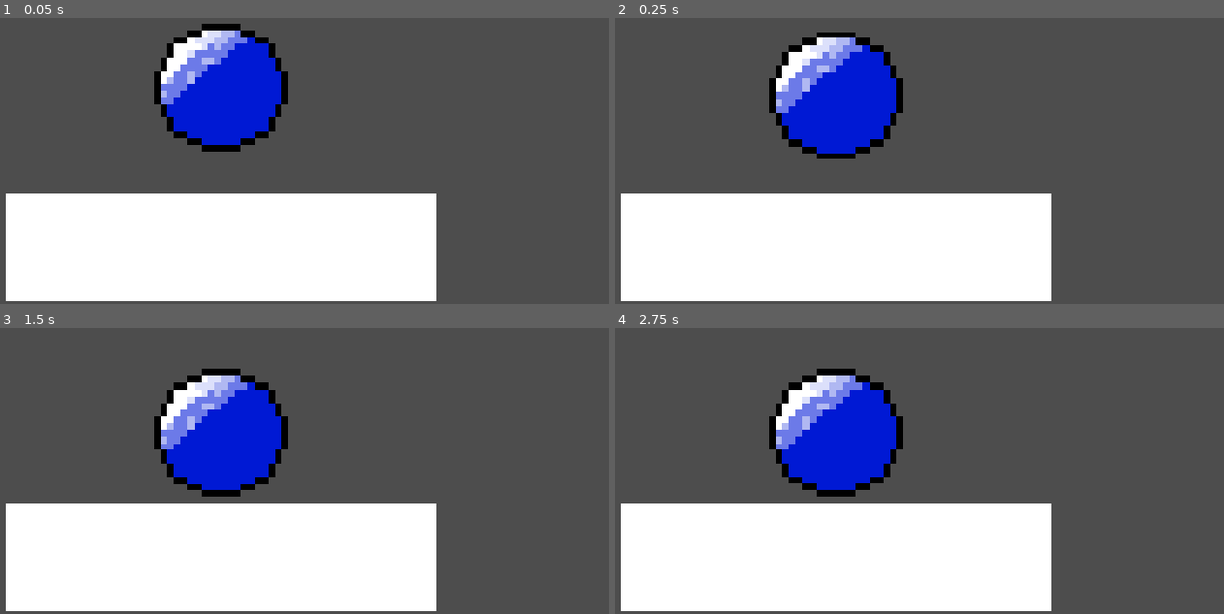
Above: before the commit, frames 1-4 (two rows, left to right).
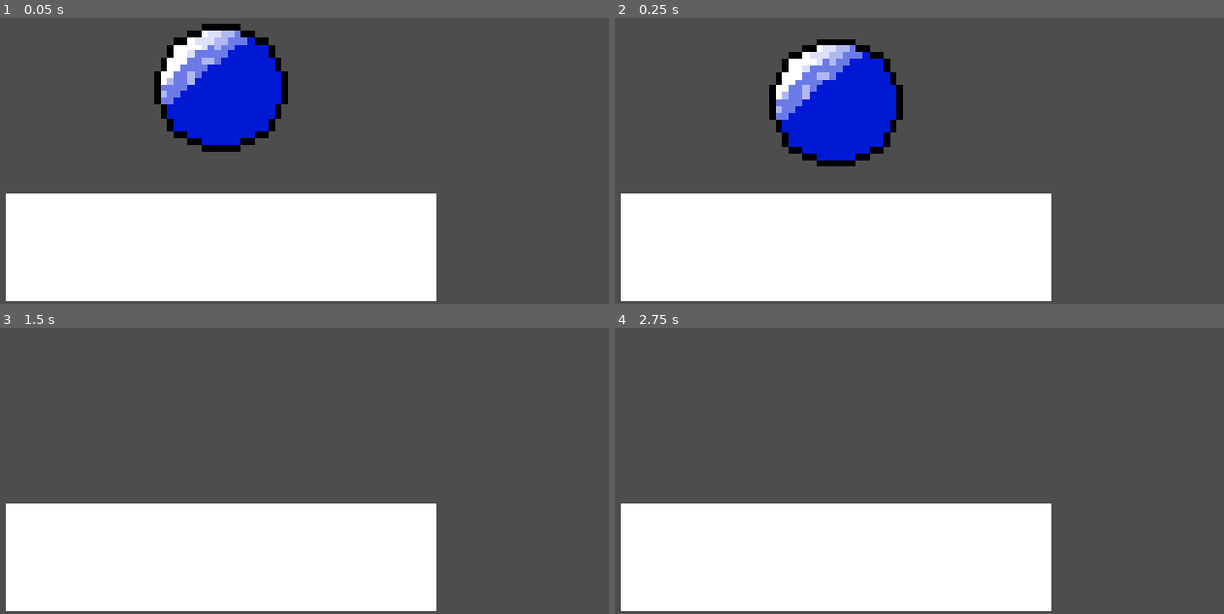
Above: after the commit, the same moments.

Repository: yApple11/hackclub-haven
Game: Godot game, scene res://node_2d.tscn
Two runs of this game, one before a commit and one after it. Both use one fixed random seed, a clock stepped at 60 frames per second and the inputs below.
Inputs (mouse positions are in pixels of both pictures, inside the frame that each line leads up to):
- Up to frame 1 (0.05 s): no input
- Up to frame 2 (0.25 s): no input
- Up to frame 3 (1.5 s): tap Enter (ui_accept) at 0.5, 0.6, 0.77, 1.07 s; move the mouse to (389, 373) at 0.52 s; hold Right (ui_right) 0.53-1.28 s; click (389, 373) at 0.67 s; move the mouse to (66, 416) at 1.27 s; hold Down from 1.28 s (still down); tap Alt at 1.35 s
- Up to frame 4 (2.75 s): tap Enter (ui_accept) at 1.52, 1.55, 1.82, 2, 2.3 s; move the mouse to (outside the picture) at 2.02 s; release Down at 2.03 s; hold Right (ui_right) from 2.03 s (still down); tap Shift at 2.1 s

The runs differ from the first frame. In frame 1, 0.1% of the frame differs, in the area x 26-47%, y 8-36%; in frame 2, 2.9%; in frame 3, 7.7%, in the area x 25-48%, y 14-59%; in frame 4, 7.7%.

Commit message:
made ball movegit add .

Diff:
--- /dev/null
+++ b/ball.gd
@@ -0,0 +1,34 @@
+extends RigidBody2D
+
+@export var movemement_speed := 300.0     # sideways push from left/right input
+@export var max_speed := 150.0      # stop pushing once moving this fast
+@export var jump_impulse := 200.0
+
+
+
+func _ready() -> void:
+	# Needed so get_contact_count() works (to know if we're touching the floor)
+	contact_monitor = true
+	max_contacts_reported = 4
+
+
+func _physics_process(_delta: float) -> void:
+	print(Input.is_action_pressed("ui_right"))
+	# Left/right: push the ball with a force; physics handles the movement and bouncing
+
+	var right := Vector2(300, 0)
+	var left := Vector2(-300,0)
+
+	if Input.is_action_pressed("ui_left"):
+		apply_central_force(left)
+
+	if Input.is_action_pressed("ui_right"):
+		apply_central_force(right)
+
+
+
+
+
+	# Jump: only when touching something
+	if Input.is_action_just_pressed("ui_accept") and get_contact_count() > 0:
+		apply_central_impulse(Vector2(0, -jump_impulse))
--- a/node_2d.tscn
+++ b/node_2d.tscn
@@ -1,6 +1,7 @@
 [gd_scene format=3 uid="uid://cuhnulsdmgreo"]
 
 [ext_resource type="Texture2D" uid="uid://dk77g0npgnwbq" path="res://scenes/world_tileset.png" id="2_0e48y"]
+[ext_resource type="Script" uid="uid://di7cnbeg4op5t" path="res://ball.gd" id="2_0hol4"]
 [ext_resource type="Texture2D" uid="uid://dmgdl2okx1i1v" path="res://scenes/bouncy ball.png 12-33-19-931.png" id="2_epypp"]
 
 [sub_resource type="TileSetAtlasSource" id="TileSetAtlasSource_epypp"]
@@ -138,11 +139,11 @@
 physics_layer_0/collision_layer = 1
 sources/0 = SubResource("TileSetAtlasSource_epypp")
 
-[sub_resource type="PhysicsMaterial" id="PhysicsMaterial_41u45"]
-bounce = 0.8
+[sub_resource type="PhysicsMaterial" id="PhysicsMaterial_epypp"]
+bounce = 0.81
 
 [sub_resource type="CircleShape2D" id="CircleShape2D_7yf00"]
-radius = 11.0
+radius = 8.0
 
 [node name="Node2D" type="Node2D" unique_id=1500159793]
 position = Vector2(-5, -9)
@@ -150,22 +151,19 @@
 [node name="Camera2D" type="Camera2D" parent="." unique_id=147486457]
 zoom = Vector2(10, 10)
 
-[node name="TileMap" type="TileMap" parent="." unique_id=1530599293]
+[node name="floor" type="TileMap" parent="." unique_id=1530599293]
 tile_set = SubResource("TileSet_7yf00")
 format = 2
 layer_0/tile_data = PackedInt32Array(131071, 0, 9, 65536, 0, 9, 131070, 0, 9, 65537, 0, 9)
 
-[node name="CharacterBody2D" type="CharacterBody2D" parent="." unique_id=563936118]
+[node name="RigidBody2D" type="RigidBody2D" parent="." unique_id=1458652964]
+physics_material_override = SubResource("PhysicsMaterial_epypp")
+script = ExtResource("2_0hol4")
 
-[node name="RigidBody2D" type="RigidBody2D" parent="CharacterBody2D" unique_id=1458652964]
-mass = 1000.0
-physics_material_override = SubResource("PhysicsMaterial_41u45")
-gravity_scale = 0.925
+[node name="CollisionShape2D" type="CollisionShape2D" parent="RigidBody2D" unique_id=1551410805]
+position = Vector2(0, -1)
+shape = SubResource("CircleShape2D_7yf00")
 
-[node name="Ball" type="Sprite2D" parent="CharacterBody2D/RigidBody2D" unique_id=849156608]
+[node name="Ball" type="Sprite2D" parent="RigidBody2D" unique_id=849156608]
 position = Vector2(-1, 1)
 texture = ExtResource("2_epypp")
-
-[node name="CollisionShape2D" type="CollisionShape2D" parent="CharacterBody2D/RigidBody2D" unique_id=1551410805]
-position = Vector2(0, -1)
-shape = SubResource("CircleShape2D_7yf00")
--- a/project.godot
+++ b/project.godot
@@ -24,6 +24,14 @@
 
 enabled=PackedStringArray("res://addons/godot_super-wakatime/plugin.cfg")
 
+[input]
+
+move_left={
+"deadzone": 0.2,
+"events": [Object(InputEventKey,"resource_local_to_scene":false,"resource_name":"","device":-1,"window_id":0,"alt_pressed":false,"shift_pressed":false,"ctrl_pressed":false,"meta_pressed":false,"pressed":false,"keycode":0,"physical_keycode":4194319,"key_label":0,"unicode":0,"location":0,"echo":false,"script":null)
+]
+}
+
 [physics]
 
 3d/physics_engine="Jolt Physics"
Not shown, added: ball.gd.uid
Not shown, added: node_2d.tscn.bak2
